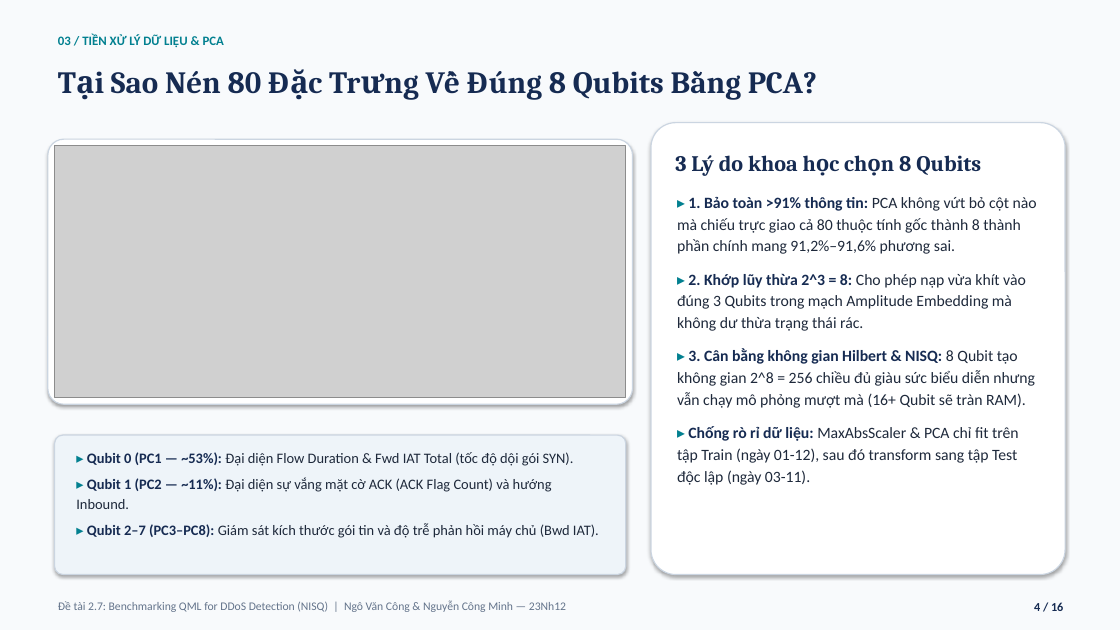
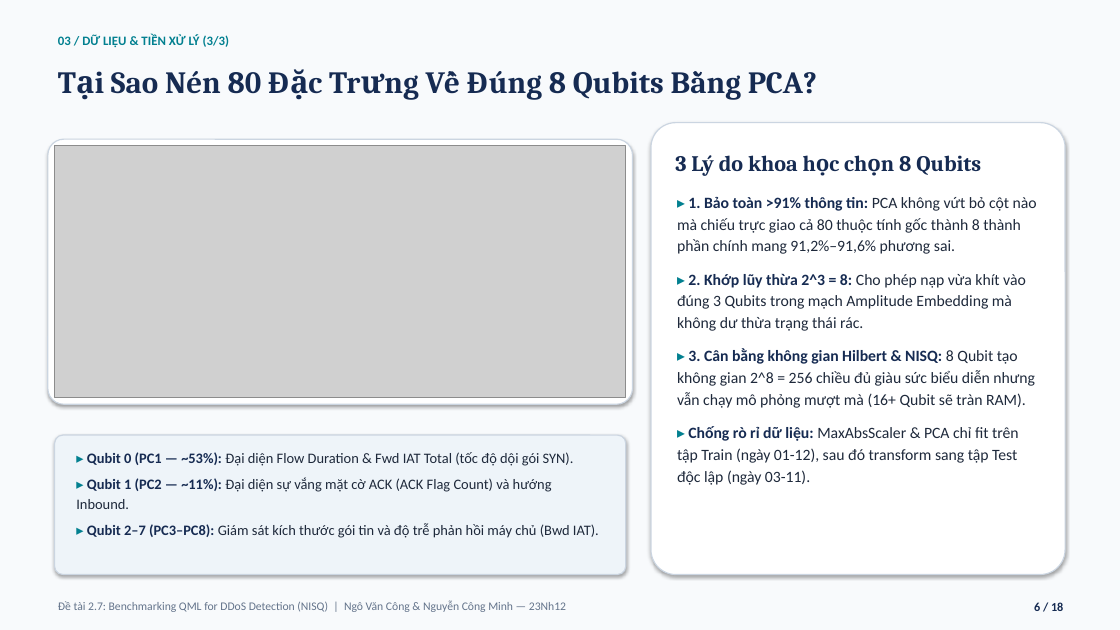
Before and after one commit to vcongggggg/qml-ddos, a slide deck: slide 6 of SLIDE_BAO_CAO_CUOI_KY_MHMM_DeTai_2_7_QML_DDoS_Cong_Minh.pptx (slide 4 before the commit). Drawn at 1120x630 pixels with LibreOffice and Linux fonts; fonts in the diff are those of the drawing; grey boxes stand for pictures. Boxes give left, top, right and bottom in pixels: in the first picture for what was removed or moved away, otherwise in the second. Text is boxed around its words. In the diff, an @@ line names an element or a change of style, - is before the commit and + after.

```diff
--- a/SLIDE_BAO_CAO_CUOI_KY_MHMM_DeTai_2_7_QML_DDoS_Cong_Minh.pptx
+++ b/SLIDE_BAO_CAO_CUOI_KY_MHMM_DeTai_2_7_QML_DDoS_Cong_Minh.pptx
@@ text at bbox=[58, 35, 230, 47]: text changed @@
-03 / TIỀN XỬ LÝ DỮ LIỆU & PCA
+03 / DỮ LIỆU & TIỀN XỬ LÝ (3/3)
@@ text at bbox=[1034, 602, 1063, 611]: text changed @@
-4 / 16
+6 / 18
```
Also in this commit, not shown: 13 other slides changed, 2 slides added, 1 other file.
